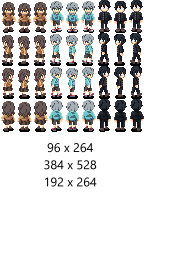
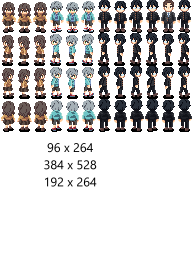
The second (192, 264) image is a revision of the first. Changes to its layers:
added layer "Saul" above "Takeshi" over (x1=145, y1=0, x2=192, y2=132)
painted on "Takeshi" over (x1=145, y1=0, x2=192, y2=132)
removed layer "Cloudy" (2nd of 2) over (x1=145, y1=0, x2=192, y2=132)
added layer "Cloudy Merged" above "Yume" over (x1=145, y1=0, x2=192, y2=132)
